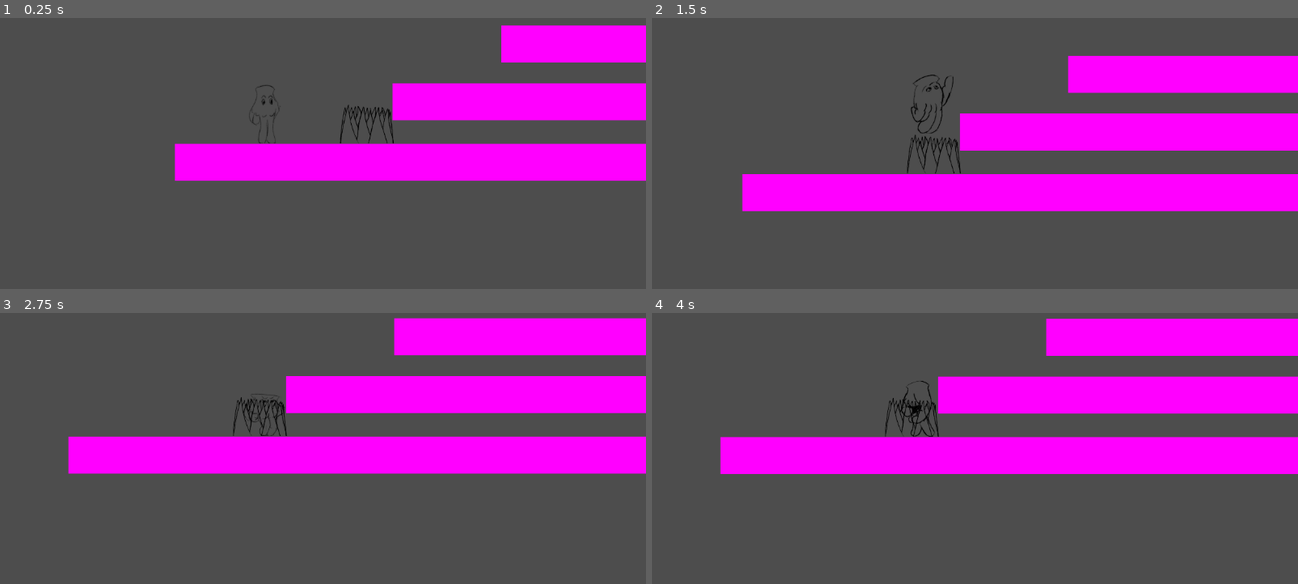
Above: before the commit, frames 1-4 (two rows, left to right).
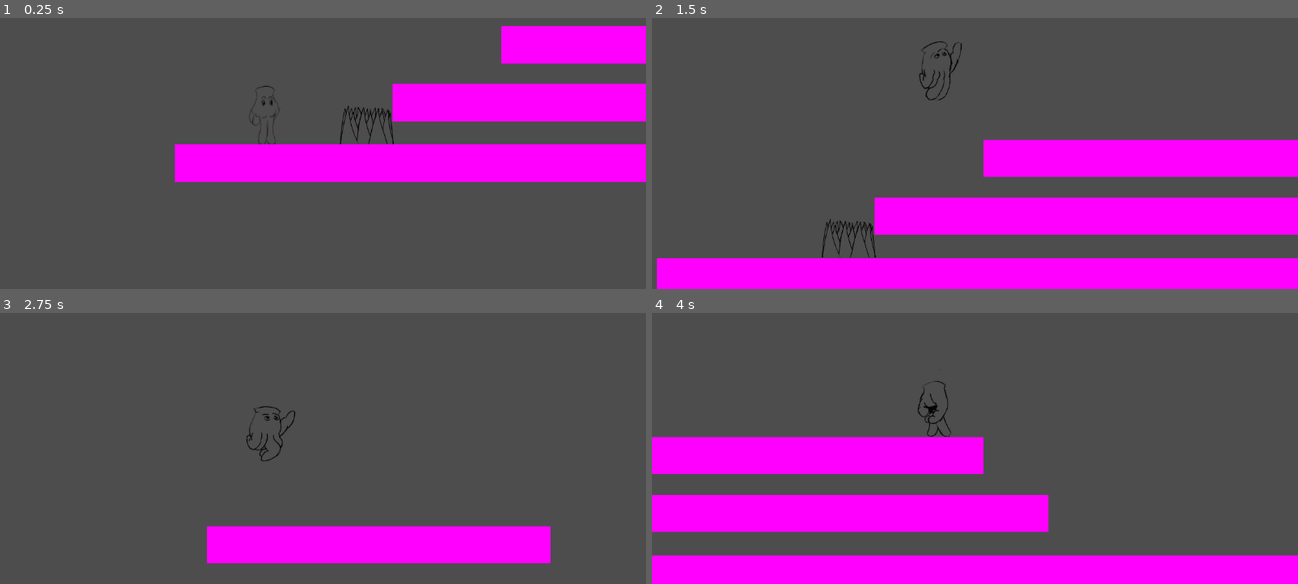
Above: after the commit, the same moments.

Repository: KonradOlender/Brackeys2025
Game: Godot game, scene res://Levels/level_1.tscn
Two runs of this game, one before a commit and one after it. Both use one fixed random seed, a clock stepped at 60 frames per second and the inputs below.
Inputs:
- Up to frame 1 (0.25 s): no input
- Up to frame 2 (1.5 s): hold Space (jump) 0.53-1.28 s; hold D (move_right) from 0.53 s (still down); tap Space (jump) at 1.35 s
- Up to frame 3 (2.75 s): tap Space (jump) at 1.52, 1.82 s; release D (move_right) at 2.03 s; hold Space (jump) from 2.03 s (still down)
- Up to frame 4 (4 s): release Space (jump) at 2.78 s; hold D (move_right) from 2.78 s (still down); tap Space (jump) at 2.85, 3.02, 3.32 s; hold Space (jump) from 3.53 s (still down)

The runs differ from the first frame. In frame 1, 1.4% of the frame differs, in the area x 27-100%, y 2-61%; in frame 2, 40%; in frame 3, 33%; in frame 4, 41%, in the area x 0-100%, y 2-100%.

Commit message:
values tweek

Diff:
--- a/brackeys2025-godot/Levels/level_1.tscn
+++ b/brackeys2025-godot/Levels/level_1.tscn
@@ -18,9 +18,10 @@
 
 [node name="Player" parent="." instance=ExtResource("1_nrdeq")]
 position = Vector2(-399, 60)
-jump_height = 350.0
-jump_time_to_peak = 0.5
-jump_time_to_ground = 0.3
+speed = 700
+jump_height = 500.0
+jump_time_to_peak = 0.3
+jump_time_to_ground = 0.5
 
 [node name="StaticBody2D" type="StaticBody2D" parent="."]
 position = Vector2(0, 323)
